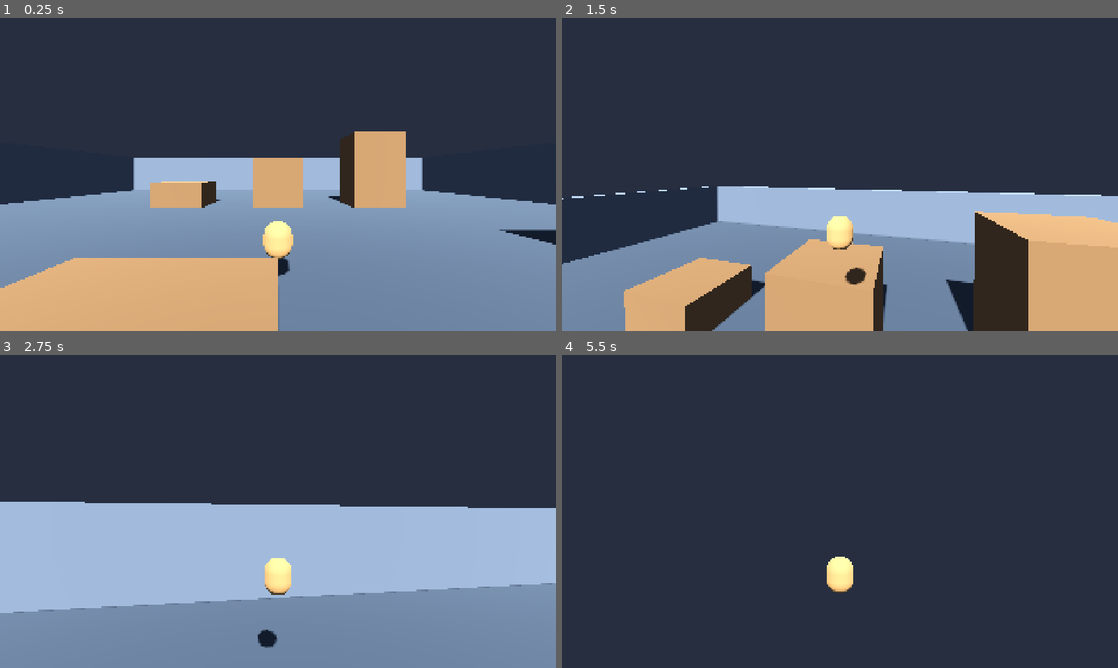
Above: before the commit, frames 1-4 (two rows, left to right).
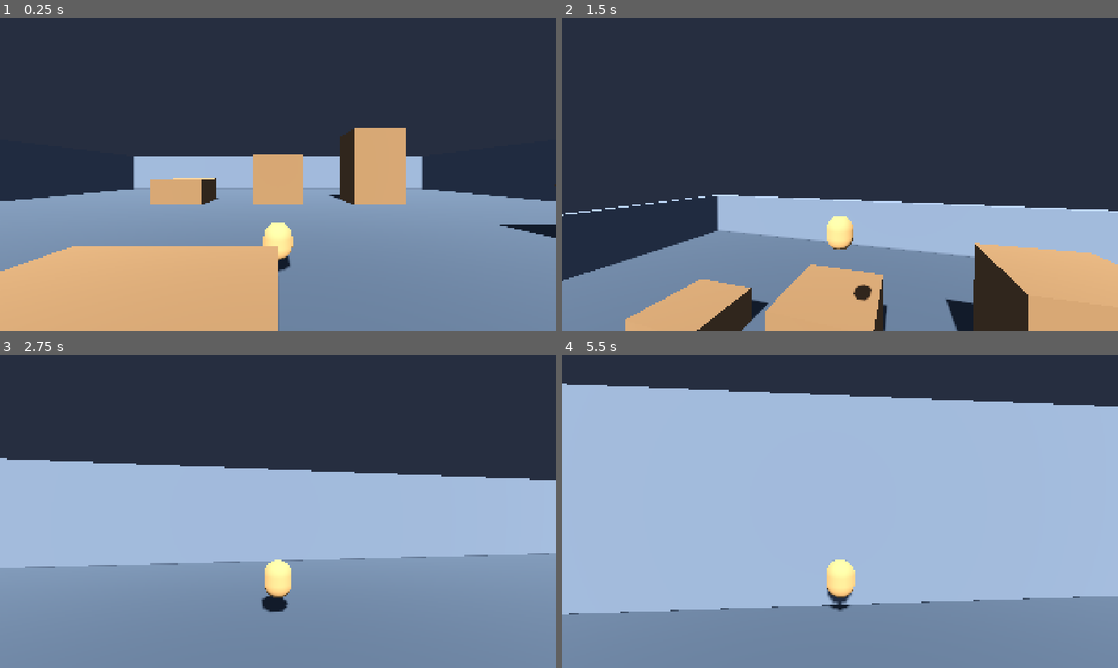
Above: after the commit, the same moments.

Repository: eldritch-dream/floaty_dog_knight
Game: Godot game, scene res://scenes/world/test_room.tscn
The game is run twice, just before and just after one commit, with the same random seed, the same clock (stepped at 60 frames per second) and the same inputs.
Inputs (mouse positions are in pixels of both pictures, inside the frame that each line leads up to):
- Up to frame 1 (0.25 s): no input
- Up to frame 2 (1.5 s): tap Enter at 0.5 s; move the mouse to (867, 174) at 0.52 s; hold W (move_forward) from 0.53 s (still down); tap Space (jump) at 0.6, 0.77, 1.07 s; click (867, 174) at 0.67 s; move the mouse to (812, 174) at 1.27 s; tap Shift (dash) at 1.35 s
- Up to frame 3 (2.75 s): keep holding W (move_forward); tap Space (jump) at 1.52, 1.55, 1.82, 2.3 s; move the mouse to (289, 505) at 2.02 s; tap Alt at 2.1 s
- Up to frame 4 (5.5 s): keep holding W (move_forward); move the mouse to (834, 517) at 2.77 s; tap Ctrl at 2.85 s; click (834, 517) at 2.92 s; tap Space (jump) at 3.02, 3.05, 3.32, 3.6, 3.77, 4.07, 4.52, 4.55, 4.82, 5.3 s; move the mouse to (878, 514) at 3.52 s; move the mouse to (795, 508) at 4.27 s; tap Shift (dash) at 4.35 s; move the mouse to (845, 511) at 5.02 s; tap Alt at 5.1 s; click (845, 511) at 5.17 s

The runs differ from the first frame. In frame 1, 3.8% of the frame differs, in the area x 0-100%, y 35-87%; in frame 2, 15%; in frame 3, 23%; in frame 4, 87%, in the area x 0-100%, y 9-100%.

Commit message:
Tune jump: more height (14.5), snappier gravity (1.4), less glide (0.93 drag)

Diff:
--- a/resources/config/default_config.tres
+++ b/resources/config/default_config.tres
@@ -5,11 +5,11 @@
 [resource]
 script = ExtResource("1")
 move_speed = 10.0
-jump_velocity = 12.0
-gravity_scale = 1.2
-fall_multiplier = 2.0
+jump_velocity = 14.5
+gravity_scale = 1.4
+fall_multiplier = 2.3
 air_friction = 0.98
-float_drag = 0.88
+float_drag = 0.93
 dash_speed = 25.0
 dash_duration = 0.2
 dash_cooldown = 0.8
--- a/scripts/systems/game_config.gd
+++ b/scripts/systems/game_config.gd
@@ -12,15 +12,15 @@
 # ── Jump & Gravity ───────────────────────────────────────────────────
 @export_group("Jump & Gravity")
 ## Initial upward velocity when jumping.
-@export var jump_velocity: float = 12.0
+@export var jump_velocity: float = 14.5
 ## Multiplier applied to project gravity. Higher = heavier feel.
-@export var gravity_scale: float = 1.2
+@export var gravity_scale: float = 1.4
 ## Extra gravity multiplier when falling (velocity.y < 0).
-@export var fall_multiplier: float = 2.0
+@export var fall_multiplier: float = 2.3
 ## Per-frame velocity retention while airborne (0-1). 1 = no friction.
 @export var air_friction: float = 0.98
 ## Drag applied during the float state to slow descent. Lower = floatier.
-@export var float_drag: float = 0.88
+@export var float_drag: float = 0.93
 
 # ── Dash ─────────────────────────────────────────────────────────────
 @export_group("Dash")
